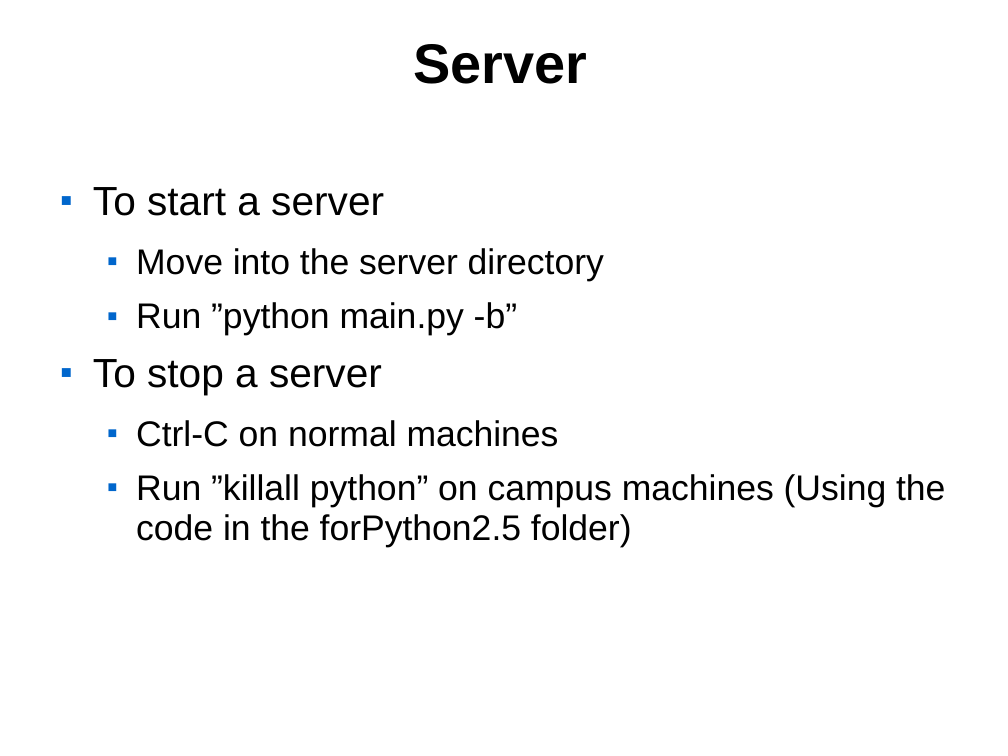
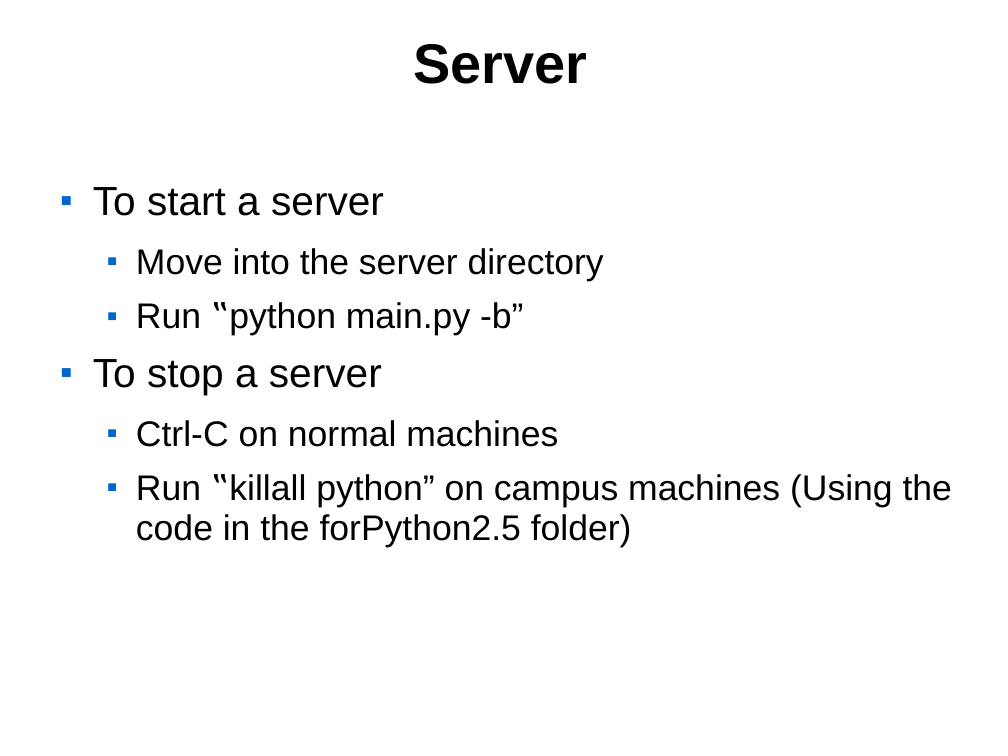
Before and after one commit to cansukockopru/cs347backgammon, a slide deck: slide 7 of Framework.ppt. Drawn at 1008x756 pixels with LibreOffice and Linux fonts; fonts in the diff are those of the drawing; background and template pictures are left out. Boxes give left, top, right and bottom in pixels: in the first picture for what was removed or moved away, otherwise in the second. Text is boxed around its words. In the diff, an @@ line names an element or a change of style, - is before the commit and + after.

```diff
--- a/Framework.ppt
+++ b/Framework.ppt
@@ text at box(136, 302, 523, 336): text changed @@
-  ■ Run ”python main.py -b”
+  ■ Run ‟python main.py -b”
@@ text at box(136, 474, 952, 547): text changed @@
-  ■ Run ”killall python” on campus machines (Using the code in the forPython2.5 folder)
+  ■ Run ‟killall python” on campus machines (Using the code in the forPython2.5 folder)
```
Also in this commit, not shown: 4 other slides changed.
